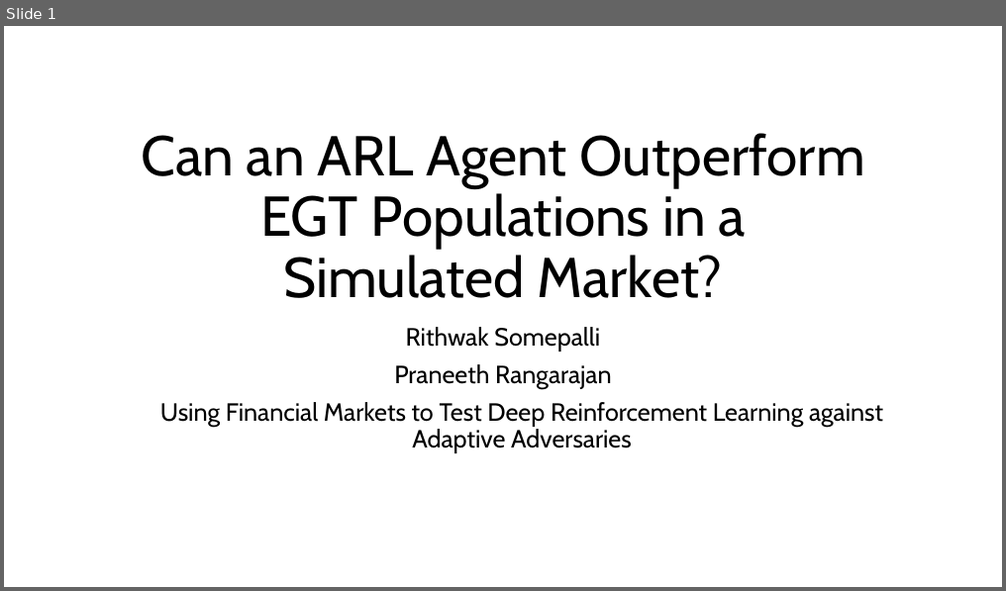
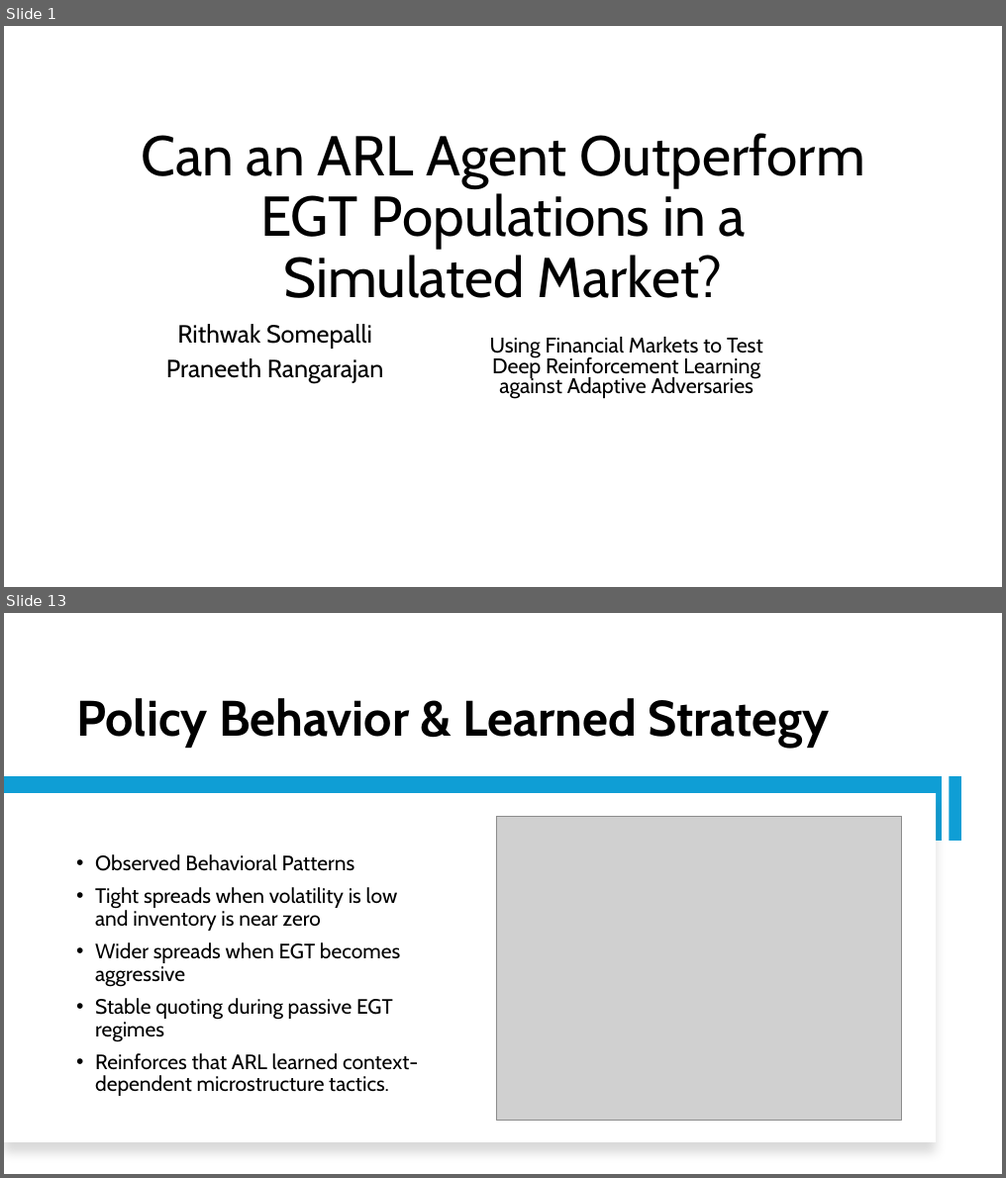
Before and after one commit to Srithwak/Coevolutionary_ARL_vs_EGT_agents_research, a slide deck: presentation.pptx. Shown one above the other, each under a label of ours: slide 1 before the commit, slides 1 and 13 after it; the slides between them are not shown. The pictures are 1006x591 and 1006x1178 pixels, drawn with LibreOffice and Linux fonts; fonts in the diff are those of the drawing; grey boxes stand for pictures. Boxes give left, top, right and bottom in pixels: in the first picture for what was removed or moved away, otherwise in the second. Text is boxed around its words. In the diff, an @@ line names an element or a change of style, - is before the commit and + after.

Commit message:
Pushing initial formatted ppt

```diff
--- a/presentation.pptx
+++ b/presentation.pptx
@@ slide 13 added at (4, 613, 1002, 1174), background #FFFFFF @@
@@ title added at (76, 698, 830, 747), 48 pt, text #000000, bold @@
+Policy Behavior & Learned Strategy
@@ rectangle added at (4, 777, 943, 841), fill #0F9ED5 @@
@@ rectangle added at (948, 777, 961, 841), fill #0F9ED5 @@
@@ rectangle added at (4, 793, 936, 1143), fill #FFFFFF @@
@@ picture added at (496, 817, 902, 1121) @@
@@ text added at (95, 855, 418, 1096), 20 pt, text #000000 @@
+• Observed Behavioral Patterns
+• Tight spreads when volatility is low and inventory is near zero
+• Wider spreads when EGT becomes aggressive
+• Stable quoting during passive EGT regimes
+• Reinforces that ARL learned context-dependent microstructure tactics.
@@ slide 1 changed as well @@
@@ subtitle "Rithwak Somepalli" at (166, 324, 383, 383): line spacing 0.9 to 0.8 @@
@@ text "Using Financial Markets to Test ...": place and size @@
-text "Using Financial Markets to Test ..." at (160, 402, 883, 454)
+text "Using Financial Markets to Test ..." at (490, 337, 763, 399)
@@ text "Using Financial Markets to Test ..." at (490, 337, 763, 399): size 24 to 20.4 pt; line spacing 0.9 to 0.8 @@
```
Also in this commit, not shown: 5 other slides changed, 9 other slides added, 9 slides removed.
